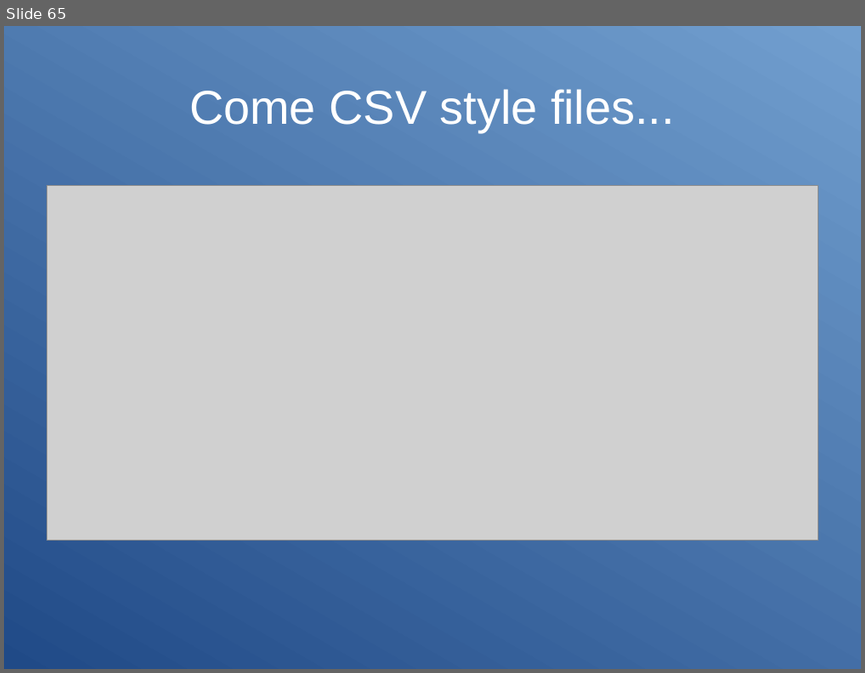
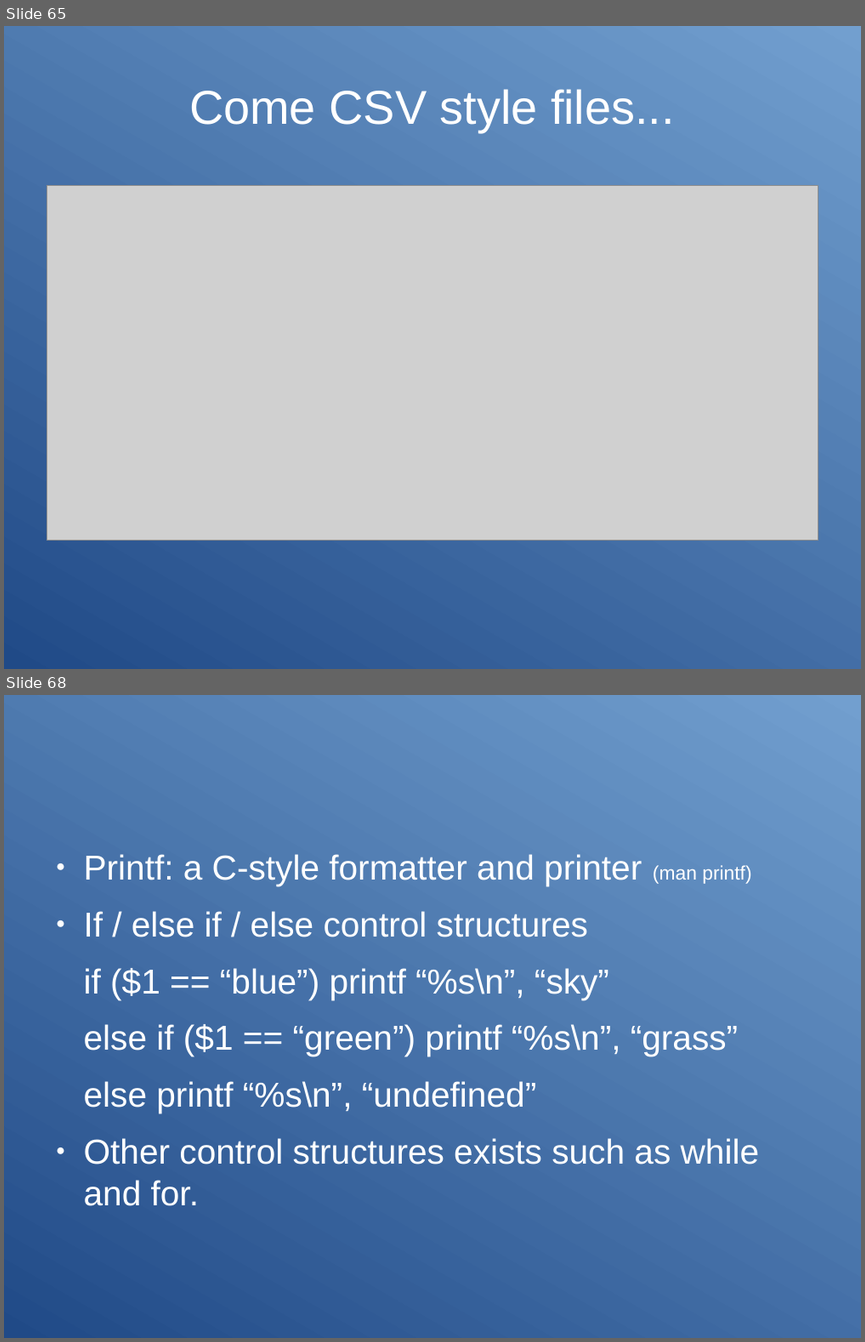
Before and after one commit to Clibre/An-introduction-to-bash, a slide deck: presentation.odp. Shown one above the other, each under a label of ours: slide 65 before the commit, slides 65 and 68 after it; the slides between them are not shown. The pictures are 865x673 and 865x1342 pixels, drawn with LibreOffice and Linux fonts; fonts in the diff are those of the drawing; grey boxes stand for pictures. Boxes give left, top, right and bottom in pixels: in the first picture for what was removed or moved away, otherwise in the second. Text is boxed around its words. In the diff, an @@ line names an element or a change of style, - is before the commit and + after.

```diff
--- a/presentation.odp
+++ b/presentation.odp
@@ slide 68 added at (4, 695, 861, 1338), background gradient #204A87 to #729FCF @@
@@ text added at (84, 854, 760, 1206), 32 pt, text #FFFFFF @@
+● Printf: a C-style formatter and printer (man printf)
+● If / else if / else control structures
+if ($1 == “blue”) printf “%s\n”, “sky”
+else if ($1 == “green”) printf “%s\n”, “grass”
+else printf “%s\n”, “undefined”
+● Other control structures exists such as while and for.
```
Also in this commit, not shown: 2 slides changed, 3 other slides added, 3 other files.
